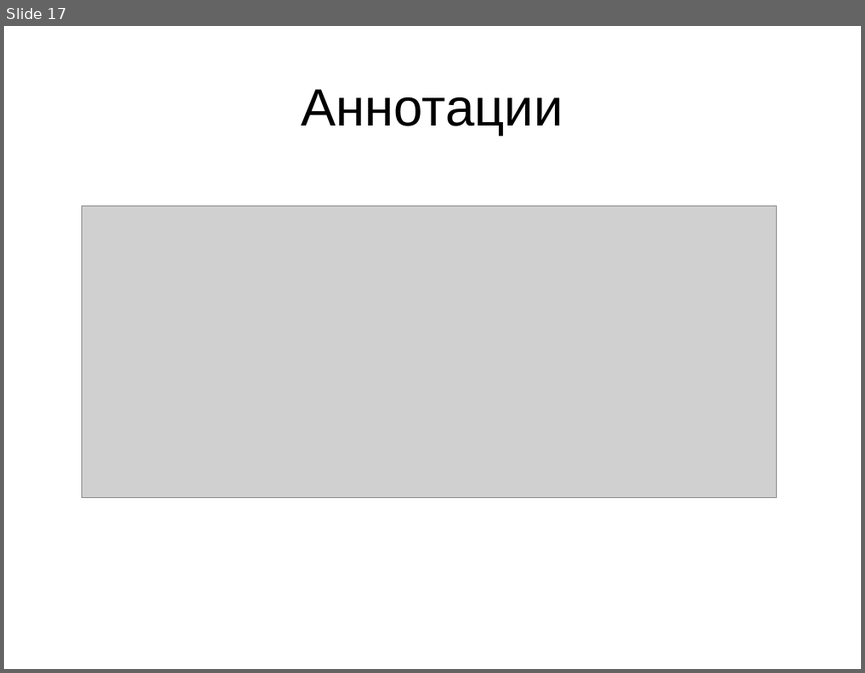
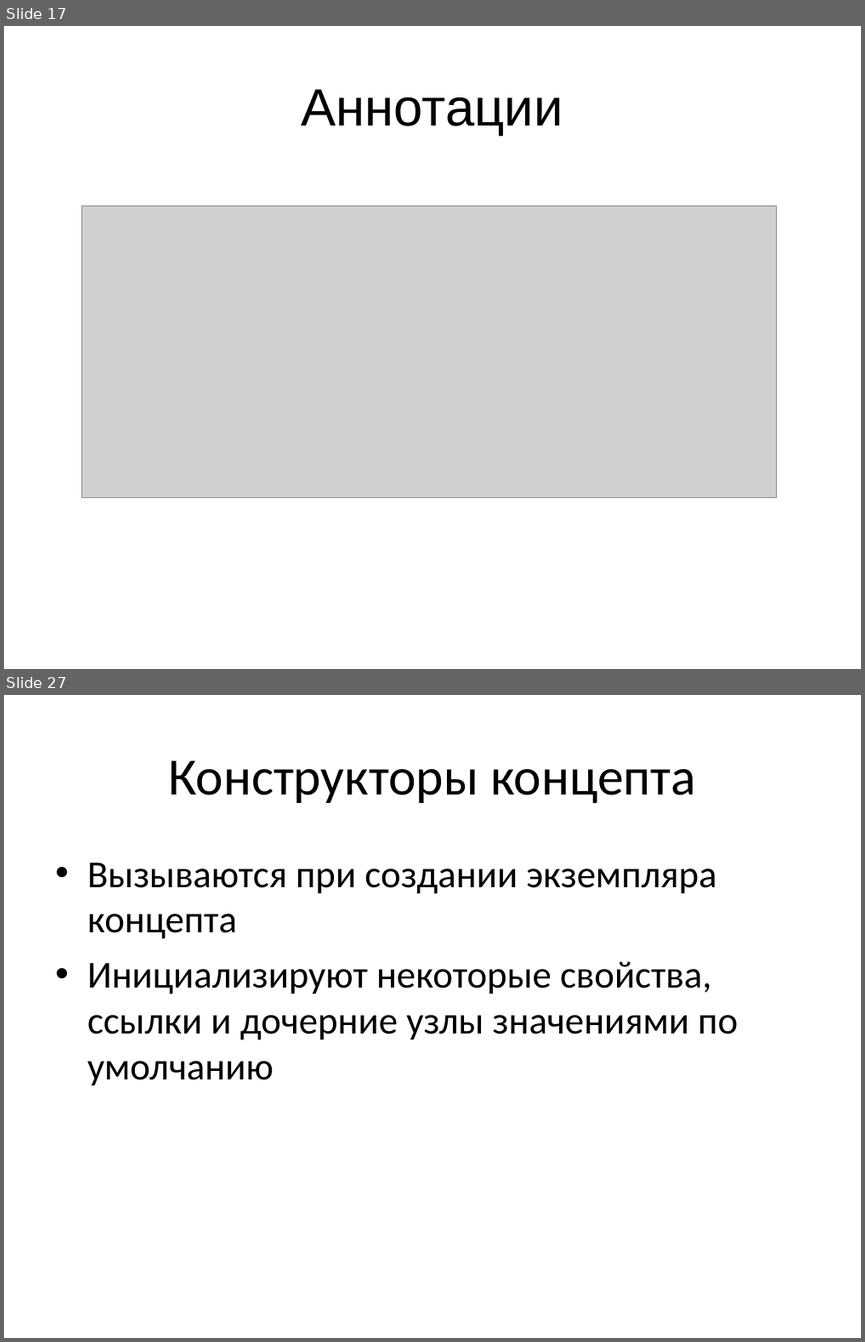
Before and after one commit to mazine/umk, a slide deck: presentations/mps-structure.ppt. Shown one above the other, each under a label of ours: slide 17 before the commit, slides 17 and 27 after it; the slides between them are not shown. The pictures are 865x673 and 865x1342 pixels, drawn with LibreOffice and Linux fonts; fonts in the diff are those of the drawing; grey boxes stand for pictures. Boxes give left, top, right and bottom in pixels: in the first picture for what was removed or moved away, otherwise in the second. Text is boxed around its words. In the diff, an @@ line names an element or a change of style, - is before the commit and + after.

```diff
--- a/presentations/mps-structure.ppt
+++ b/presentations/mps-structure.ppt
@@ slide 27 added at (x1=4, y1=695, x2=861, y2=1338), background #FFFFFF @@
@@ title added at (x1=168, y1=760, x2=696, y2=803), 44 pt, text #000000 @@
+Конструкторы концепта
@@ text added at (x1=87, y1=862, x2=738, y2=1086), 32 pt, text #000000 @@
+• Вызываются при создании экземпляра концепта
+• Инициализируют некоторые свойства, ссылки и дочерние узлы значениями по умолчанию
```
Also in this commit, not shown: 10 other slides added.
